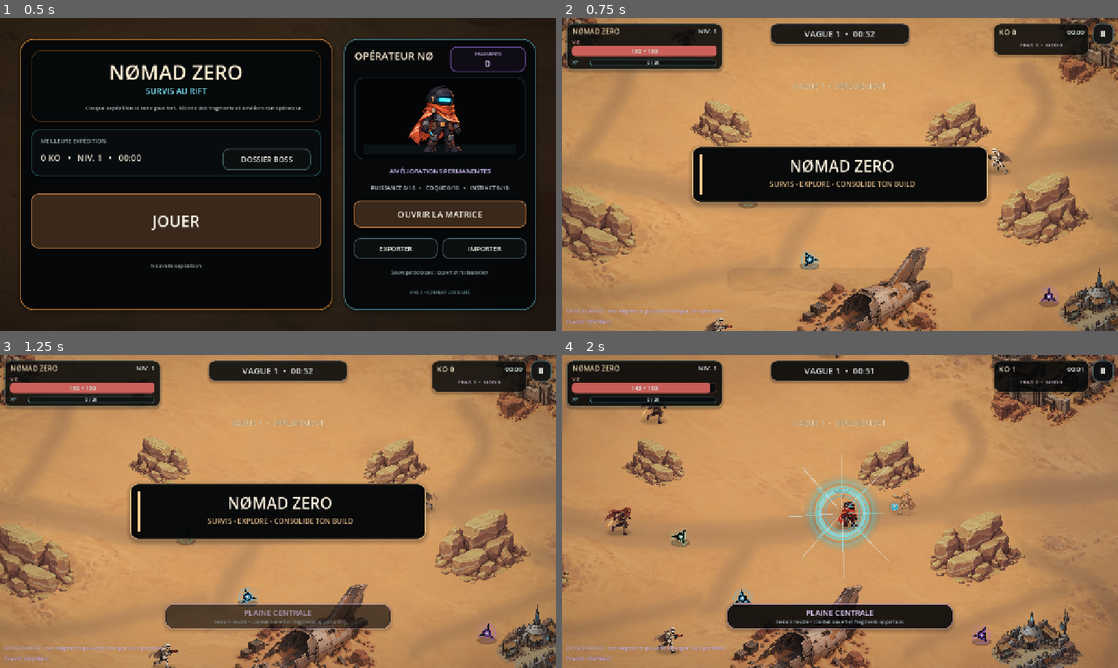
Above: before the commit, frames 1-4 (two rows, left to right).
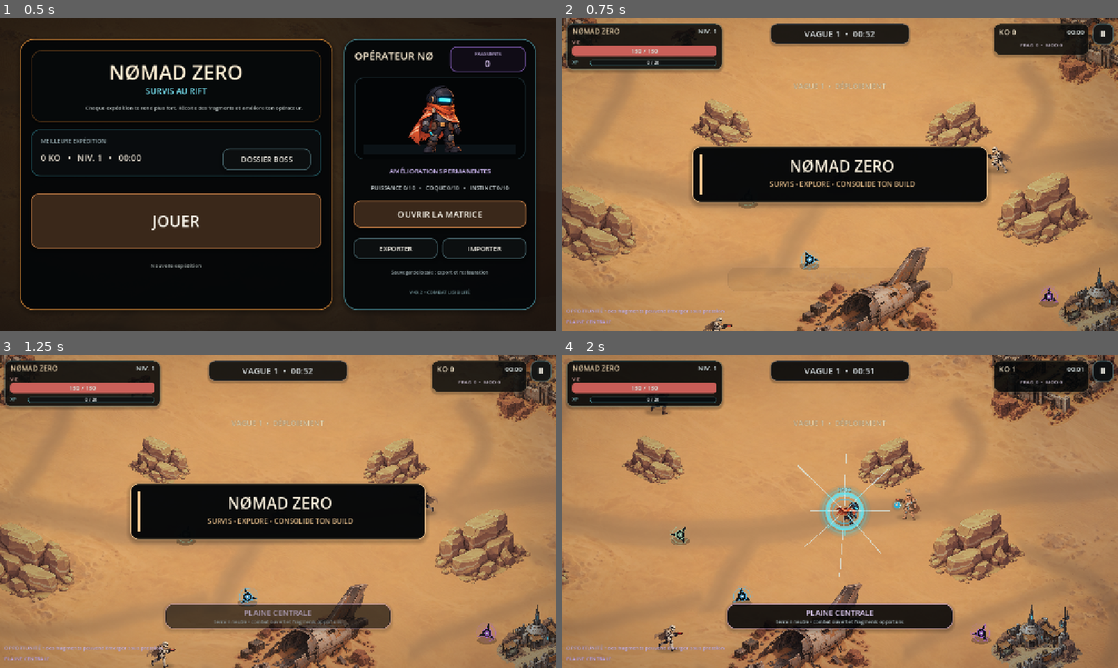
Above: after the commit, the same moments.

Repository: Zorvax-Dev/Nomad-Zero-Dev
Game: Godot game, scene res://Main.tscn
Two runs of this game, one before a commit and one after it. Both use one fixed random seed, a clock stepped at 60 frames per second and the inputs below.
Inputs (mouse positions are in pixels of both pictures, inside the frame that each line leads up to):
- Up to frame 1 (0.5 s): no input
- Up to frame 2 (0.75 s): click "JOUER" at 0.5 s
- Up to frame 3 (1.25 s): no input
- Up to frame 4 (2 s): move the mouse to (962, 495) at 1.27 s; hold D (move_right) from 1.28 s (still down); tap Shift (dash) at 1.35 s; click (962, 495) at 1.42 s

Frame 1 is identical in both runs. In frame 2, 0.2% of the frame differs, in the area x 25-81%, y 41-100%; in frame 3, 0.3%; in frame 4, 9.7%, in the area x 0-100%, y 0-100%.

Commit message:
V49.3: deepen raider, blaster and heavy combat roles

Diff:
--- a/scripts/enemy.gd
+++ b/scripts/enemy.gd
@@ -434,11 +434,16 @@
 		return
 	match kind:
 		"raider":
-			if dist > 50.0:
-				_move_dir(to_target.normalized(), delta)
+			if dist > 150.0:
+				_move_dir((to_target.normalized() + to_target.normalized().orthogonal() * strafe_sign * 0.18).normalized(), delta)
+				moving = true
+			elif dist > 62.0 and role_action_timer <= 0.0:
+				_start_role_windup("raider_hook", 0.24 / minf(1.12, attack_speed_multiplier), to_target)
+			elif dist > 46.0:
+				_move_dir(to_target.normalized().rotated(0.16 * strafe_sign), delta)
 				moving = true
 			elif attack_timer <= 0.0:
-				attack_timer = 0.76 / attack_speed_multiplier
+				attack_timer = 0.72 / attack_speed_multiplier
 				target.take_damage(damage)
 		"stalker":
 			if dist > 150.0:
@@ -484,12 +489,17 @@
 				attack_timer = 1.34 / attack_speed_multiplier
 				target.take_damage(damage)
 		"heavy":
-			if dist > 72.0:
-				_move_dir(to_target.normalized(), delta)
+			if dist > 118.0:
+				_move_dir(to_target.normalized(), delta)
+				moving = true
+			elif dist <= 108.0 and role_action_timer <= 0.0:
+				_start_role_windup("heavy_slam", 0.72 / minf(1.10, attack_speed_multiplier), to_target)
+			elif dist > 70.0:
+				_move_dir(to_target.normalized(), delta * 0.55)
 				moving = true
 			elif attack_timer <= 0.0:
-				attack_timer = 1.18 / attack_speed_multiplier
-				target.take_damage(damage)
+				attack_timer = 1.26 / attack_speed_multiplier
+				target.take_damage(damage * 0.84)
 		"echo_scout":
 			if dist > 185.0:
 				_move_dir((to_target.normalized() + to_target.normalized().orthogonal() * strafe_sign * 0.28).normalized(), delta)
@@ -562,6 +572,19 @@
 			elif dist <= 76.0 and attack_timer <= 0.0:
 				attack_timer = 1.42
 				target.take_damage(damage * 0.74)
+		"blaster":
+			var preferred_range: float = ranged_attack_range
+			if dist > preferred_range + 34.0:
+				_move_dir((to_target.normalized() + to_target.normalized().orthogonal() * strafe_sign * 0.16).normalized(), delta)
+				moving = true
+			elif dist < preferred_range - 120.0:
+				_move_dir((-to_target.normalized() + to_target.normalized().orthogonal() * strafe_sign * 0.30).normalized(), delta)
+				moving = true
+			elif attack_timer <= 0.0 and role_action_timer <= 0.0:
+				_start_role_windup("blaster_double", 0.30 / minf(1.14, attack_speed_multiplier), to_target)
+			else:
+				_move_dir(to_target.normalized().orthogonal() * strafe_sign, delta * 0.22)
+				moving = true
 		"phantom":
 			if dist > ranged_attack_range + 30.0:
 				_move_dir(to_target.normalized(), delta)
@@ -677,6 +700,28 @@
 		return
 	var pattern: String = role_windup_pattern
 	match pattern:
+		"raider_hook":
+			var hook_start: Vector2 = global_position
+			var side_dir: Vector2 = role_locked_direction.orthogonal() * strafe_sign
+			var hook_dir: Vector2 = (role_locked_direction * 0.82 + side_dir * 0.42).normalized()
+			var hook_distance: float = minf(108.0, maxf(54.0, hook_start.distance_to(role_locked_position) - 34.0))
+			var hook_target: Vector2 = hook_start + hook_dir * hook_distance
+			global_position = world_nav.resolve_motion(hook_start, hook_target, 20.0) if world_nav != null else hook_target
+			strafe_sign *= -1.0
+			role_action_timer = 1.55
+			var closest_hook: Vector2 = Geometry2D.get_closest_point_to_segment(target.global_position, hook_start, global_position)
+			if closest_hook.distance_to(target.global_position) <= 46.0:
+				target.take_damage(damage * 0.70)
+		"heavy_slam":
+			role_action_timer = 2.80
+			attack_timer = 0.95 / attack_speed_multiplier
+			if target.global_position.distance_to(global_position) <= 104.0:
+				target.take_damage(damage * 0.92)
+		"blaster_double":
+			request_shot.emit(self, target)
+			attack_timer = 1.36 / attack_speed_multiplier
+			role_action_timer = 0.78
+			strafe_sign *= -1.0
 		"stalker_lunge":
 			var lunge_start: Vector2 = global_position
 			var locked_dist: float = lunge_start.distance_to(role_locked_position)
@@ -795,6 +840,9 @@
 	if windup_left > 0.0:
 		return "BOSS"
 	match role_windup_pattern:
+		"raider_hook": return "RAIDER"
+		"heavy_slam": return "LOURD"
+		"blaster_double": return "BLASTER"
 		"sniper_lock": return "SNIPER"
 		"suppressor_burst": return "SUPPRESSEUR"
 		"breaker_charge": return "BRISEUR"
@@ -1430,6 +1478,23 @@
 func _draw_role_warning() -> void:
 	var progress: float = 1.0 - role_windup_left / maxf(0.01, role_windup_duration)
 	match role_windup_pattern:
+		"raider_hook":
+			var hook_side: Vector2 = role_locked_direction.orthogonal() * strafe_sign * 34.0
+			var hook_finish: Vector2 = role_locked_direction * 112.0 + hook_side
+			draw_line(Vector2.ZERO, hook_finish, Color(1.0, 0.58, 0.28, 0.13 + progress * 0.13), 24.0, true)
+			draw_line(Vector2.ZERO, hook_finish * progress, Color(1.0, 0.82, 0.54, 0.92), 3.0, true)
+			draw_arc(Vector2.ZERO, 40.0, -PI * 0.5, -PI * 0.5 + TAU * progress, 28, Color(1.0, 0.68, 0.36), 4.0, true)
+		"heavy_slam":
+			draw_circle(Vector2.ZERO, 104.0, Color(1.0, 0.38, 0.16, 0.08 + progress * 0.12))
+			draw_arc(Vector2.ZERO, 104.0, 0.0, TAU, 46, Color(1.0, 0.58, 0.28, 0.82), 3.5, true)
+			draw_arc(Vector2.ZERO, 94.0, -PI * 0.5, -PI * 0.5 + TAU * progress, 40, Color.WHITE, 4.0, true)
+		"blaster_double":
+			var blaster_end: Vector2 = role_locked_direction * 360.0
+			var spread_side: Vector2 = role_locked_direction.orthogonal() * 12.0
+			for offset: Vector2 in [-spread_side, spread_side]:
+				draw_line(offset, blaster_end + offset, Color(0.98, 0.72, 0.34, 0.10 + progress * 0.12), 10.0, true)
+				draw_line(offset, (blaster_end + offset) * progress, Color(1.0, 0.88, 0.58, 0.90), 2.2, true)
+			draw_arc(Vector2.ZERO, 42.0, -PI * 0.5, -PI * 0.5 + TAU * progress, 28, Color(1.0, 0.76, 0.38), 3.5, true)
 		"sniper_lock":
 			var end_point: Vector2 = role_locked_direction * 560.0
 			draw_line(Vector2.ZERO, end_point, Color(0.18, 0.78, 1.0, 0.13 + progress * 0.15), 18.0, true)
